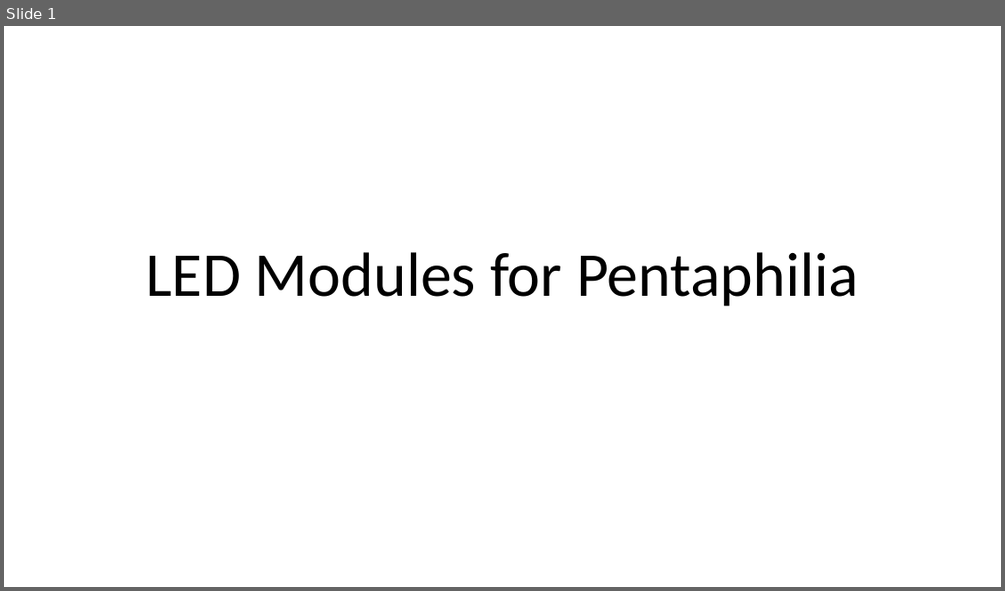
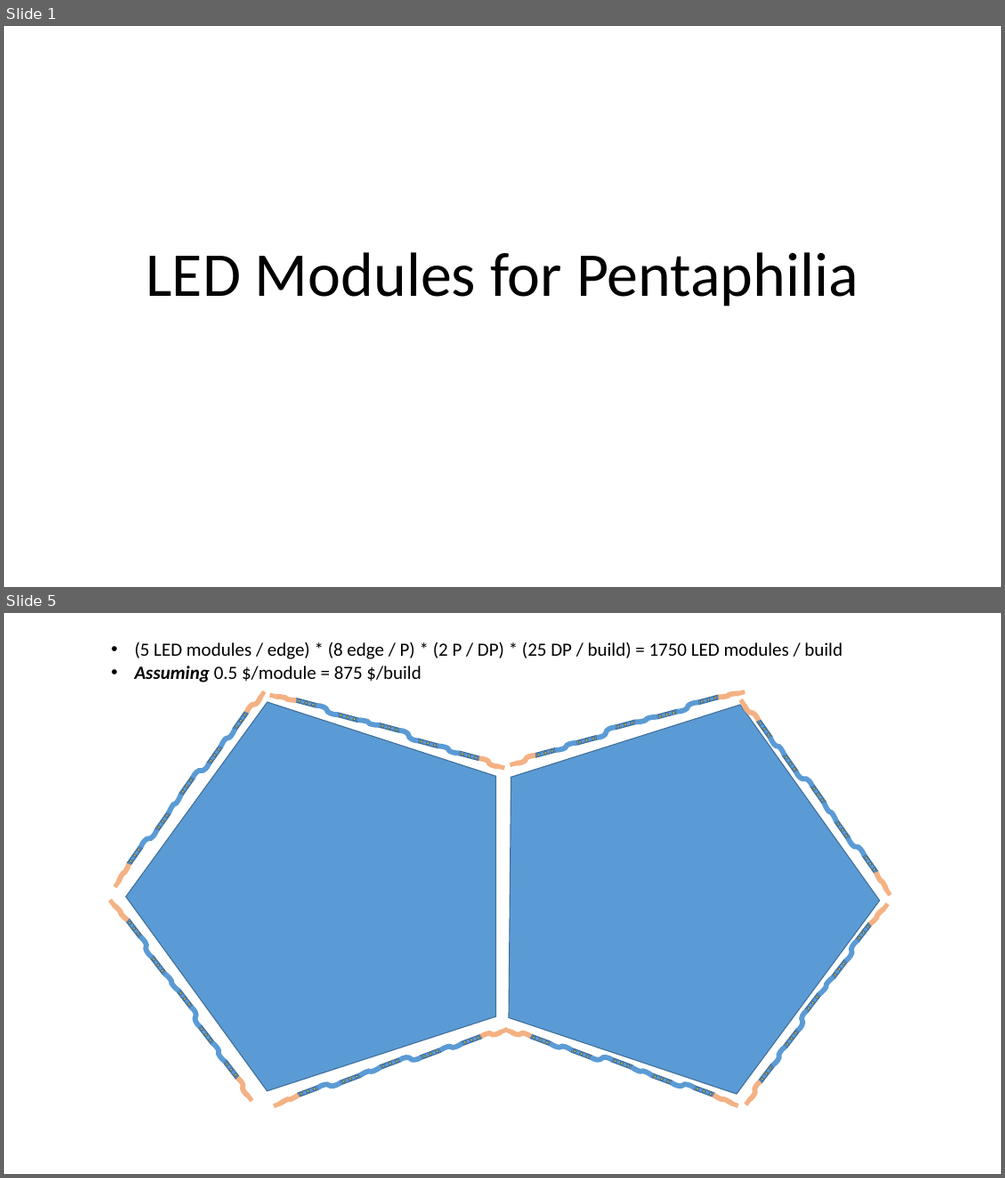
Before and after one commit to the-magister/pentaphilia, a slide deck: LED Modules for Pentaphilia.pptx. Shown one above the other, each under a label of ours: slide 1 before the commit, slides 1 and 5 after it; the slides between them are not shown. The pictures are 1005x591 and 1005x1178 pixels, drawn with LibreOffice and Linux fonts; fonts in the diff are those of the drawing. Boxes give left, top, right and bottom in pixels: in the first picture for what was removed or moved away, otherwise in the second. Text is boxed around its words. In the diff, an @@ line names an element or a change of style, - is before the commit and + after.

```diff
--- a/LED Modules for Pentaphilia.pptx
+++ b/LED Modules for Pentaphilia.pptx
@@ slide 5 added at <box>4,613,1001,1174</box>, background #FFFFFF @@
@@ pentagon added at <box>82,618,610,1151</box>, fill #5B9BD5, outline #43739E 1 pt @@
@@ text added at <box>135,642,842,682</box>, 18 pt, text #000000 @@
+• (5 LED modules / edge) * (8 edge / P) * (2 P / DP) * (25 DP / build) = 1750 LED modules / build
+• Assuming 0.5 $/module = 875 $/build
@@ pentagon added at <box>438,643,924,1118</box>, fill #5B9BD5, outline #43739E 1 pt @@
@@ group added at <box>270,693,505,770</box>: 15 ellipses, 7 rectangles, 6 curved lines @@
@@ group added at <box>510,690,744,767</box>: 15 ellipses, 7 rectangles, 6 curved lines @@
@@ group added at <box>113,691,266,888</box>: 15 ellipses, 7 rectangles, 6 curved lines @@
@@ group added at <box>739,699,892,896</box>: 15 ellipses, 7 rectangles, 6 curved lines @@
@@ group added at <box>109,900,253,1102</box>: 15 ellipses, 7 rectangles, 6 curved lines @@
@@ group added at <box>744,903,889,1106</box>: 15 ellipses, 7 rectangles, 6 curved lines @@
@@ group added at <box>274,1028,508,1108</box>: 15 ellipses, 7 rectangles, 6 curved lines @@
@@ group added at <box>504,1028,739,1108</box>: 15 ellipses, 7 rectangles, 6 curved lines @@
```
Also in this commit, not shown: 4 other slides added, 7 slides removed, 3 other files.
